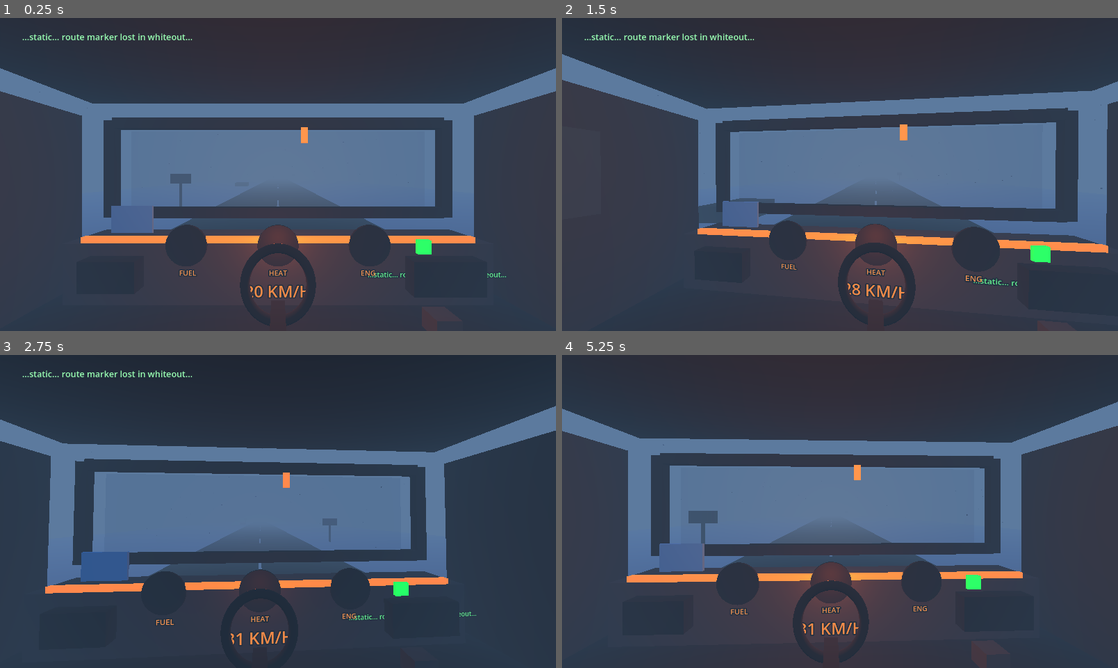
Above: before the commit, frames 1-4 (two rows, left to right).
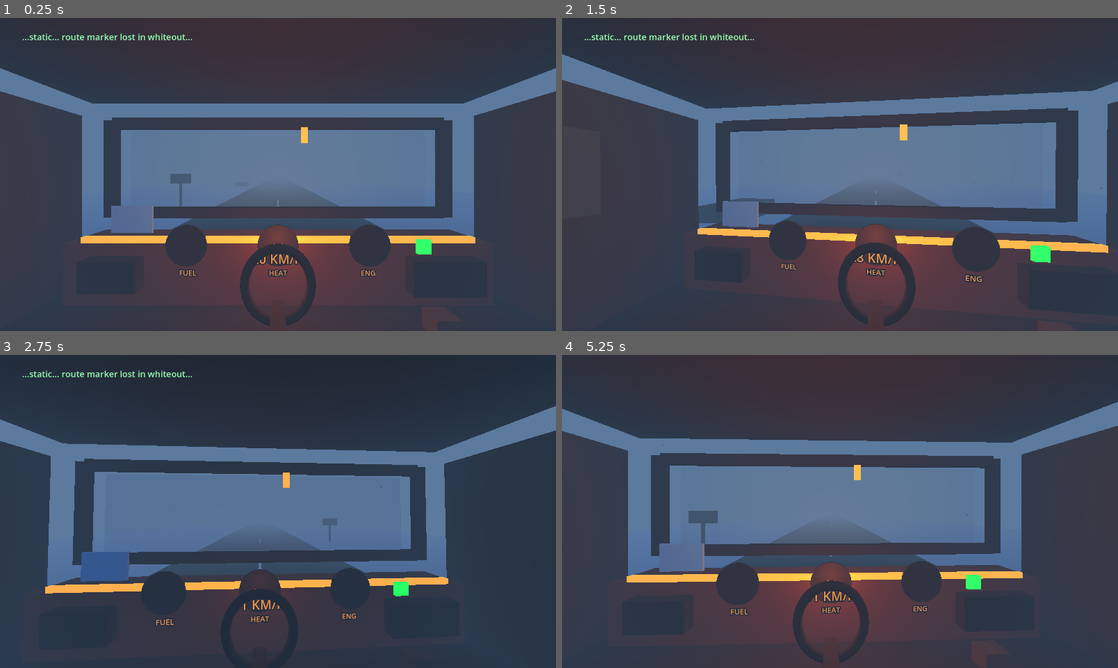
Above: after the commit, the same moments.

Repository: simonovic86/frozen-highway
Game: Godot game, scene res://scenes/Main.tscn
The game is run twice, just before and just after one commit, with the same random seed, the same clock (stepped at 60 frames per second) and the same inputs.
Inputs (mouse positions are in pixels of both pictures, inside the frame that each line leads up to):
- Up to frame 1 (0.25 s): no input
- Up to frame 2 (1.5 s): tap Enter at 0.5 s; move the mouse to (867, 174) at 0.52 s; hold H (heater_toggle) 0.53-1.28 s; hold W (throttle_up) from 0.53 s (still down); move the mouse to (812, 174) at 1.27 s; tap E (interact) at 1.35 s
- Up to frame 3 (2.75 s): keep holding W (throttle_up); move the mouse to (289, 505) at 2.02 s; hold L (lights_toggle) from 2.03 s (still down)
- Up to frame 4 (5.25 s): keep holding W (throttle_up); move the mouse to (834, 517) at 2.77 s; release L (lights_toggle) at 2.78 s; tap R (radio_toggle) at 2.85 s; tap Space at 3.5 s; move the mouse to (878, 514) at 3.52 s; hold H (heater_toggle) 3.53-4.28 s; move the mouse to (795, 508) at 4.27 s; tap E (interact) at 4.35 s; move the mouse to (845, 511) at 5.02 s; hold L (lights_toggle) from 5.03 s (still down)

The runs differ from the first frame. In frame 1, 2.1% of the frame differs, in the area x 14-91%, y 34-90%; in frame 2, 2.2%, in the area x 24-99%, y 34-90%; in frame 3, 1.6%; in frame 4, 1.9%.

Commit message:
Polish cabin visual read

Diff:
--- a/scripts/Cabin.gd
+++ b/scripts/Cabin.gd
@@ -30,6 +30,7 @@
 var dash_light: OmniLight3D
 
 var mat_warm: StandardMaterial3D
+var mat_warm_dark: StandardMaterial3D
 var mat_warm_emissive: StandardMaterial3D
 var mat_dark: StandardMaterial3D
 var mat_metal: StandardMaterial3D
@@ -102,9 +103,9 @@
 	if heater_glow != null:
 		heater_glow.material_override = mat_red if heater_on else mat_dark
 	if cabin_light != null:
-		cabin_light.light_energy = 2.6 if cabin_lights_on else 0.25
+		cabin_light.light_energy = 4.4 if cabin_lights_on else 0.35
 	if dash_light != null:
-		dash_light.light_energy = 1.6 if cabin_lights_on else 0.55
+		dash_light.light_energy = 2.8 if cabin_lights_on else 0.75
 
 func _on_radio_state_changed(is_on: bool) -> void:
 	if radio_glow != null:
@@ -112,7 +113,7 @@
 
 func _on_radio_message_changed(text: String) -> void:
 	if radio_screen != null:
-		radio_screen.text = "RADIO\n" + (text if text != "" else "OFF")
+		radio_screen.text = "RADIO\n" + ("SIGNAL" if text != "" else "OFF")
 	if radio_label != null:
 		radio_label.text = text
 
@@ -128,9 +129,10 @@
 
 func _create_materials() -> void:
 	mat_warm = _mat(Color(0.78, 0.42, 0.18), Color(0.8, 0.32, 0.07), 0.08)
-	mat_warm_emissive = _mat(Color(1.0, 0.58, 0.18), Color(1.0, 0.38, 0.08), 1.3)
-	mat_dark = _mat(Color(0.07, 0.06, 0.055), Color.BLACK, 0.0)
-	mat_metal = _mat(Color(0.22, 0.23, 0.24), Color.BLACK, 0.0)
+	mat_warm_dark = _mat(Color(0.22, 0.13, 0.08), Color(0.55, 0.18, 0.05), 0.18)
+	mat_warm_emissive = _mat(Color(1.0, 0.58, 0.18), Color(1.0, 0.38, 0.08), 1.8)
+	mat_dark = _mat(Color(0.075, 0.055, 0.045), Color(0.15, 0.05, 0.015), 0.04)
+	mat_metal = _mat(Color(0.18, 0.17, 0.16), Color.BLACK, 0.0)
 	mat_red = _mat(Color(1.0, 0.12, 0.05), Color(1.0, 0.05, 0.0), 1.7)
 	mat_green = _mat(Color(0.1, 0.9, 0.38), Color(0.0, 0.8, 0.22), 1.3)
 	mat_blue = _mat(Color(0.32, 0.56, 0.8), Color(0.1, 0.32, 0.55), 0.65)
@@ -150,7 +152,7 @@
 	_add_box(self, "LeftWall", Vector3(0.22, 3.2, 6.6), Vector3(-3.45, 0.55, 1.7), mat_metal)
 	_add_box(self, "RightWall", Vector3(0.22, 3.2, 6.6), Vector3(3.45, 0.55, 1.7), mat_metal)
 	_add_box(self, "BackWall", Vector3(6.8, 3.2, 0.22), Vector3(0.0, 0.55, 5.0), mat_dark)
-	_add_box(self, "DashBulk", Vector3(6.1, 0.9, 0.85), Vector3(0.0, -0.28, -1.36), mat_metal)
+	_add_box(self, "DashBulk", Vector3(6.1, 0.9, 0.85), Vector3(0.0, -0.28, -1.36), mat_warm_dark)
 
 	_add_box(self, "WindshieldGlass", Vector3(5.3, 1.35, 0.04), Vector3(0.0, 1.25, -1.86), mat_glass)
 	_add_box(self, "WindshieldTopFrame", Vector3(5.8, 0.18, 0.18), Vector3(0.0, 2.05, -1.78), mat_dark)
@@ -170,7 +172,7 @@
 	fuel_needle = _build_gauge("FuelGauge", "FUEL", Vector3(-1.25, 0.18, -0.82))
 	heat_needle = _build_gauge("HeatGauge", "HEAT", Vector3(0.0, 0.18, -0.82))
 	engine_needle = _build_gauge("EngineGauge", "ENG", Vector3(1.25, 0.18, -0.82))
-	speed_label = _add_label3d(self, "SpeedLabel", "20 KM/H", Vector3(0.0, -0.42, -0.78), 44, Color(1.0, 0.55, 0.15))
+	speed_label = _add_label3d(self, "SpeedLabel", "20 KM/H", Vector3(0.0, 0.02, -0.76), 34, Color(1.0, 0.58, 0.18))
 
 	var radio := _add_interactable("Radio", "radio", "Toggle radio", Vector3(2.25, -0.22, -0.78), Vector3(0.95, 0.46, 0.22), mat_black)
 	radio_glow = _add_box(radio, "RadioGlow", Vector3(0.7, 0.08, 0.025), Vector3(0.0, 0.12, -0.13), mat_green)
@@ -231,7 +233,7 @@
 	cabin_light = OmniLight3D.new()
 	cabin_light.name = "CabinWarmLight"
 	cabin_light.light_color = Color(1.0, 0.58, 0.24)
-	cabin_light.light_energy = 2.6
+	cabin_light.light_energy = 4.4
 	cabin_light.omni_range = 6.0
 	cabin_light.position = Vector3(0.0, 2.12, 1.7)
 	add_child(cabin_light)
@@ -239,7 +241,7 @@
 	dash_light = OmniLight3D.new()
 	dash_light.name = "DashAmberLight"
 	dash_light.light_color = Color(1.0, 0.42, 0.1)
-	dash_light.light_energy = 1.6
+	dash_light.light_energy = 2.8
 	dash_light.omni_range = 4.0
 	dash_light.position = Vector3(0.0, 0.3, -0.62)
 	add_child(dash_light)
